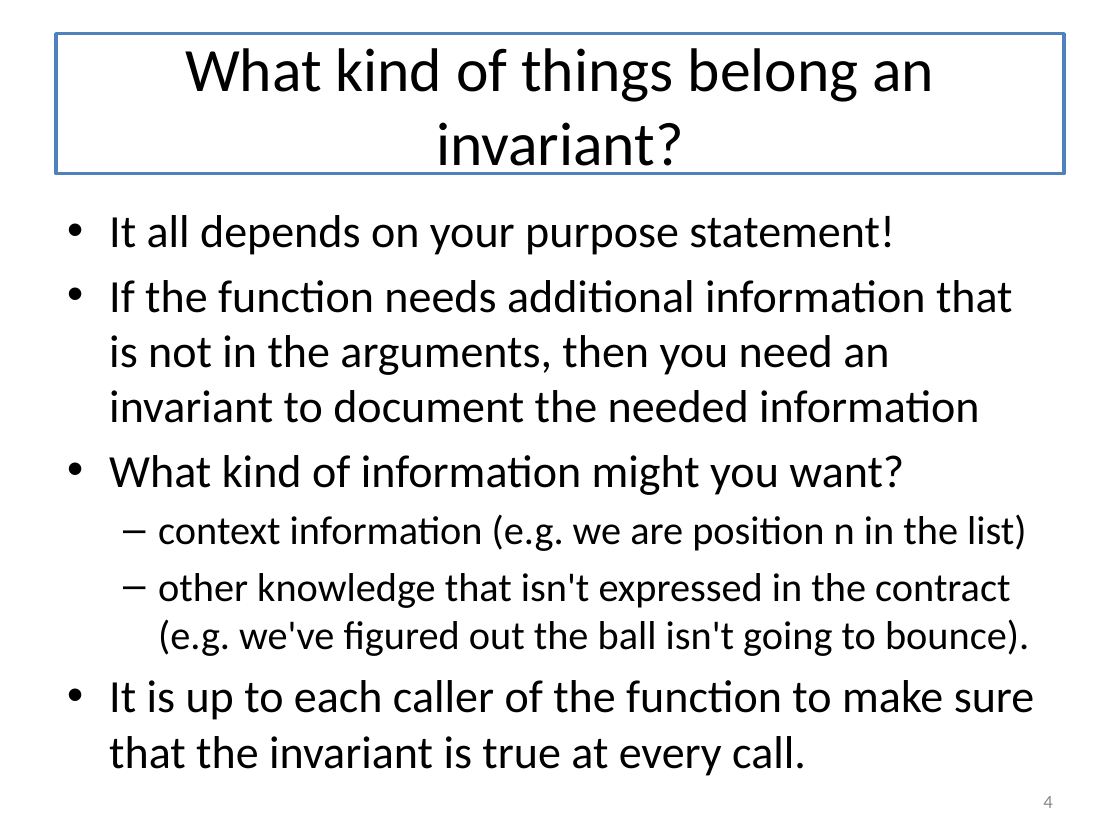
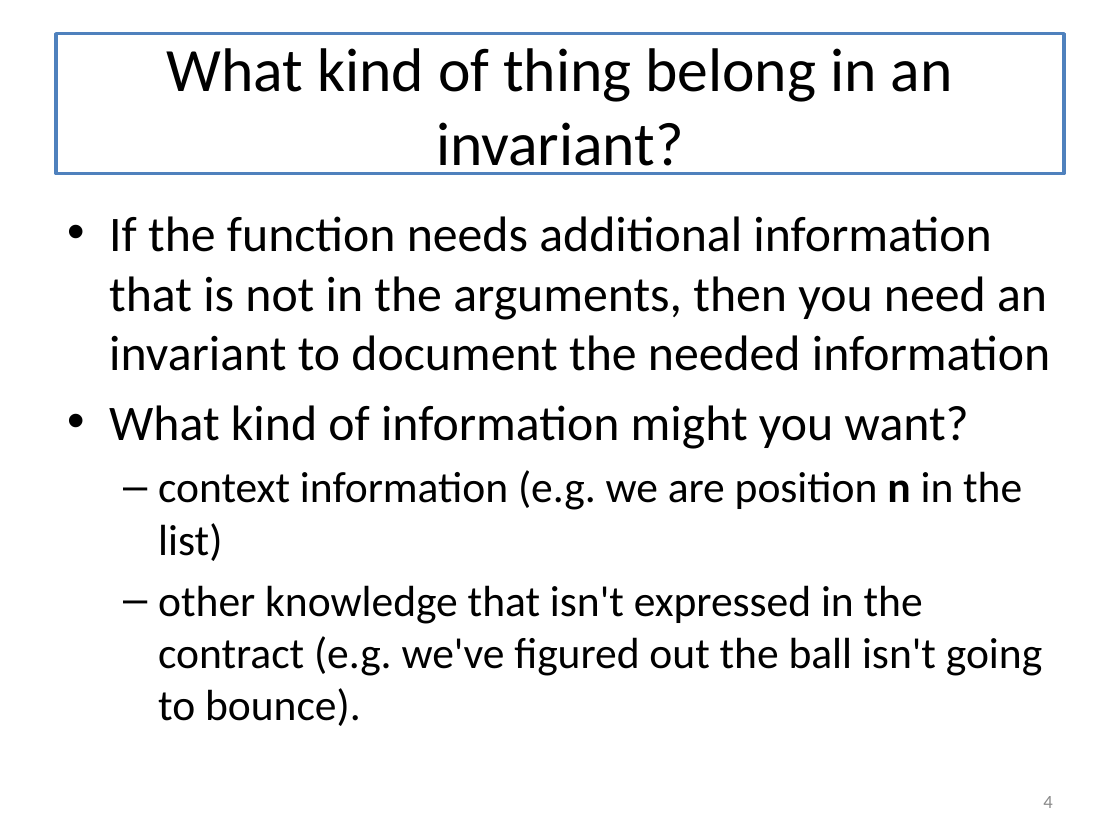
Before and after one commit to mwand/cs5010f16, a slide deck: slide 4 of Slides/Lesson 7.4 When do I need an invariant.pptx. Drawn at 1120x840 pixels with LibreOffice and Linux fonts; fonts in the diff are those of the drawing. Boxes give left, top, right and bottom in pixels: in the first picture for what was removed or moved away, otherwise in the second. Text is boxed around its words. In the diff, an @@ line names an element or a change of style, - is before the commit and + after.

```diff
--- a/Slides/Lesson 7.4 When do I need an invariant.pptx
+++ b/Slides/Lesson 7.4 When do I need an invariant.pptx
@@ title at box(167, 48, 953, 175): text changed @@
-What kind of things belong an invariant?
+What kind of thing belong in an invariant?
@@ text "If the function needs additional ..." at box(109, 216, 1050, 726): size 29.6 to 32 pt in "If the function needs additional information that ...", "What kind of information might you want?"; size 25.9 to 28 pt in "context information (e.g. we are position n ...", "other knowledge that isn't expressed in the ..."; bold on in "n" @@
@@ text at box(109, 215, 895, 255): paragraph removed @@
-• It all depends on your purpose statement!
@@ text at box(109, 680, 1035, 769): paragraph removed @@
-• It is up to each caller of the function to make sure that the invariant is true at every call.
```
Also in this commit, not shown: 2 other slides changed, 1 slide removed, 3 other files.
